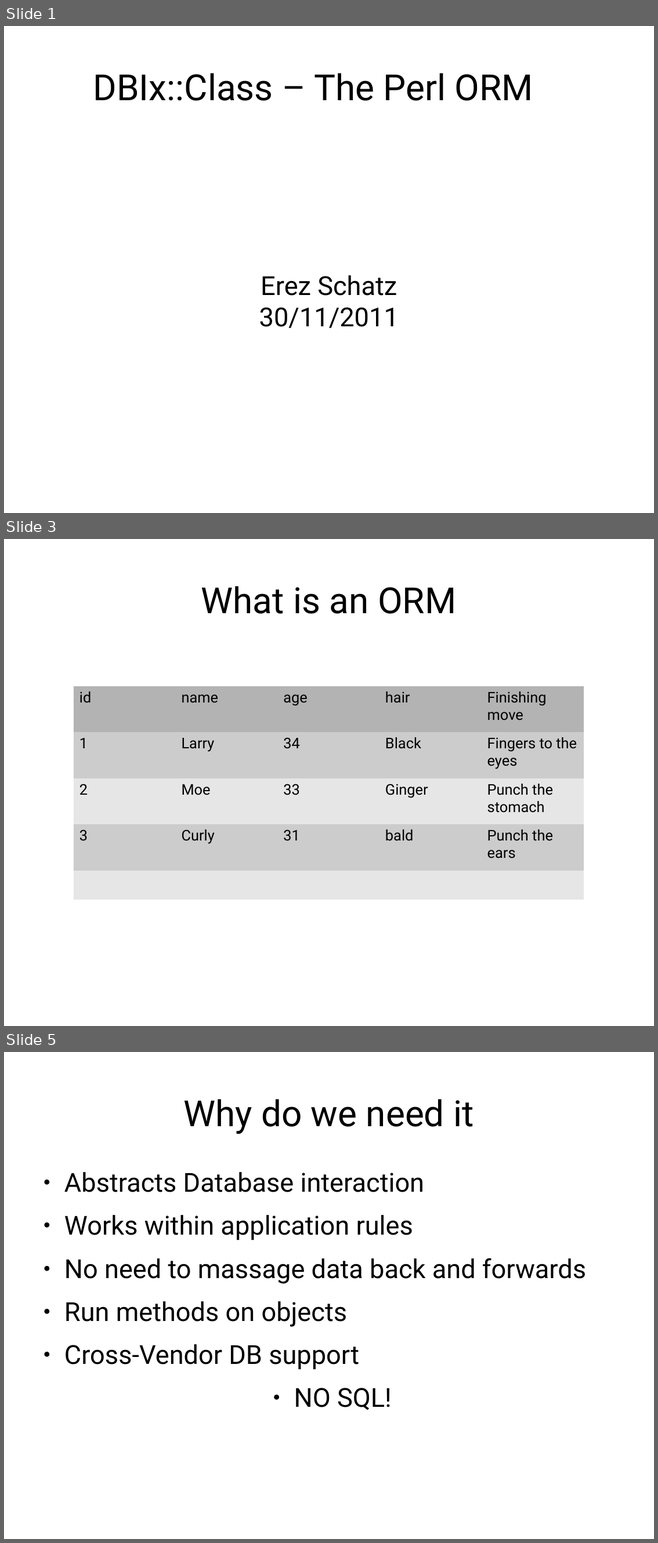
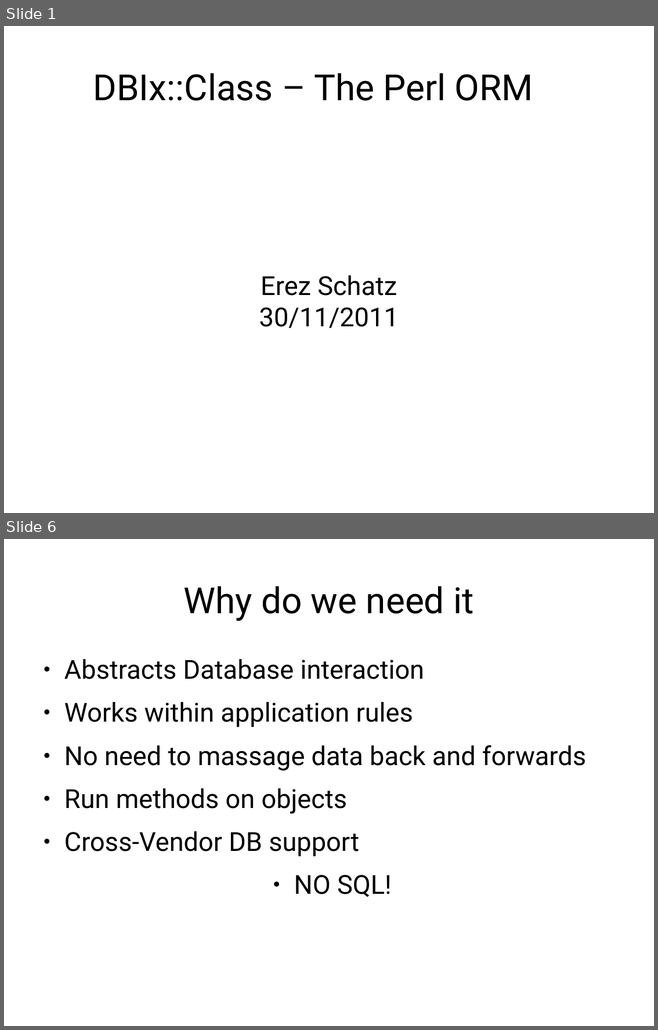
Before and after one commit to erezschatz/Presentation, a slide deck: dbix-class.odp. Shown one above the other, each under a label of ours: slides 1, 3 and 5 before the commit, slides 1 and 6 after it; the slides between them are not shown. The pictures are 658x1543 and 658x1030 pixels, drawn with LibreOffice and Linux fonts; fonts in the diff are those of the drawing. Boxes give left, top, right and bottom in pixels: in the first picture for what was removed or moved away, otherwise in the second. Text is boxed around its words. In the diff, an @@ line names an element or a change of style, - is before the commit and + after.

```diff
--- a/dbix-class.odp
+++ b/dbix-class.odp
@@ slide 3 removed at [4, 539, 654, 1026], background #FFFFFF @@
@@ title removed at [201, 586, 456, 614] @@
-What is an ORM
@@ table removed at [74, 686, 583, 900], 5 rows, 5 columns @@
-id | name | age | hair | Finishing move
-1 | Larry | 34 | Black | Fingers to the eyes
-2 | Moe | 33 | Ginger | Punch the stomach
-3 | Curly | 31 | bald | Punch the ears
- |  |  |  | 
@@ what was slide 5 is now slide 6 @@
```
Also in this commit, not shown: 4 slides changed, 6 slides added, 1 other slide removed, 1 other file.
